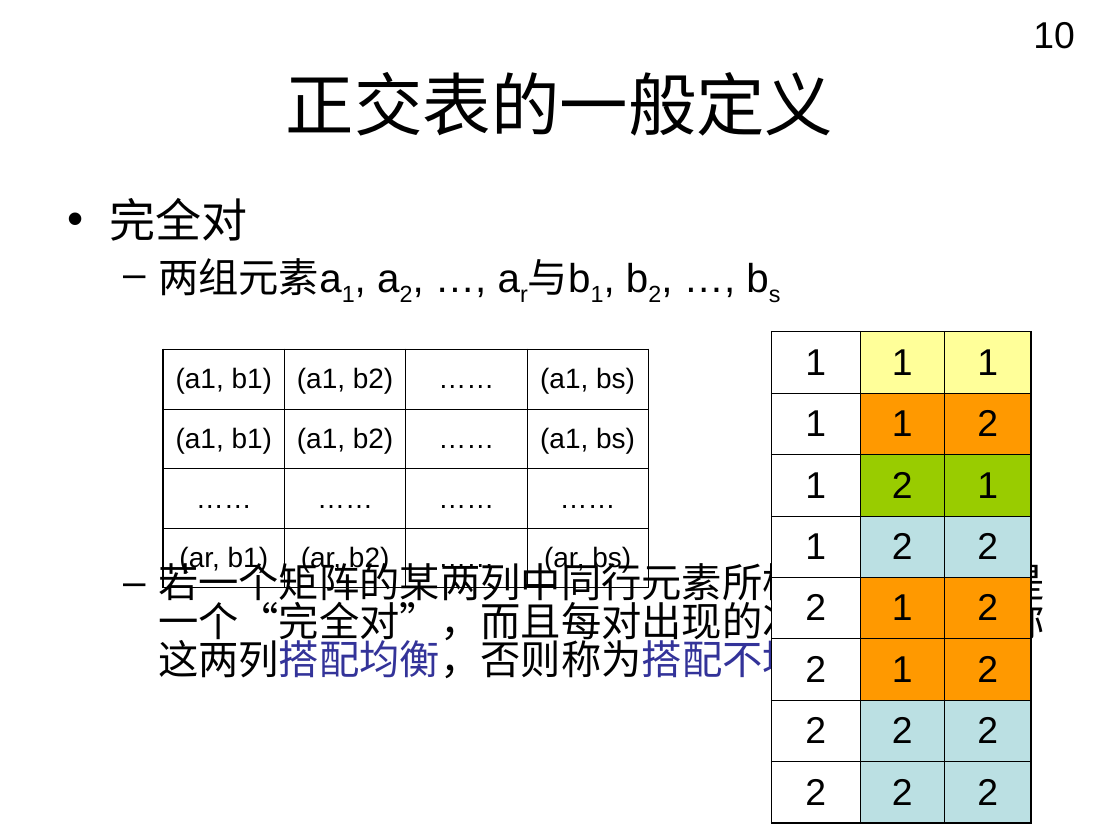
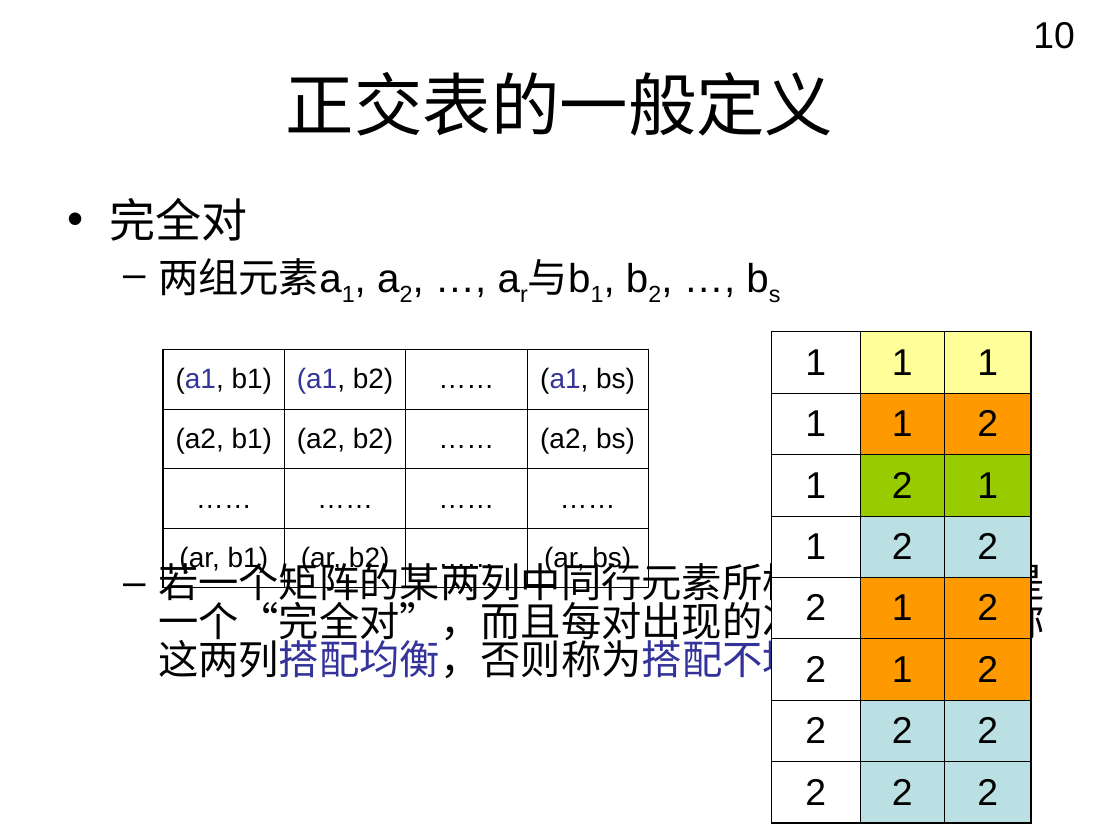
Before and after one commit to chchgb/pairwisetestingservice, a slide deck: slide 10 of Report/A0617343_张坚_PaperReadingReport.ppt. Drawn at 1120x840 pixels with LibreOffice and Linux fonts; fonts in the diff are those of the drawing; background and template pictures are left out. Boxes give left, top, right and bottom in pixels: in the first picture for what was removed or moved away, otherwise in the second. Text is boxed around its words. In the diff, an @@ line names an element or a change of style, - is before the commit and + after.

```diff
--- a/Report/A0617343_张坚_PaperReadingReport.ppt
+++ b/Report/A0617343_张坚_PaperReadingReport.ppt
@@ table at [164, 349, 647, 588] @@
-row 2: (a1, b1) | (a1, b2) | …… | (a1, bs)
+row 2: (a2, b1) | (a2, b2) | …… | (a2, bs)
@@ text colour #000000 to #333399 in "(a1,", "(a1,", "(a1," @@
```
Also in this commit, not shown: 11 other slides changed, 1 other file.
